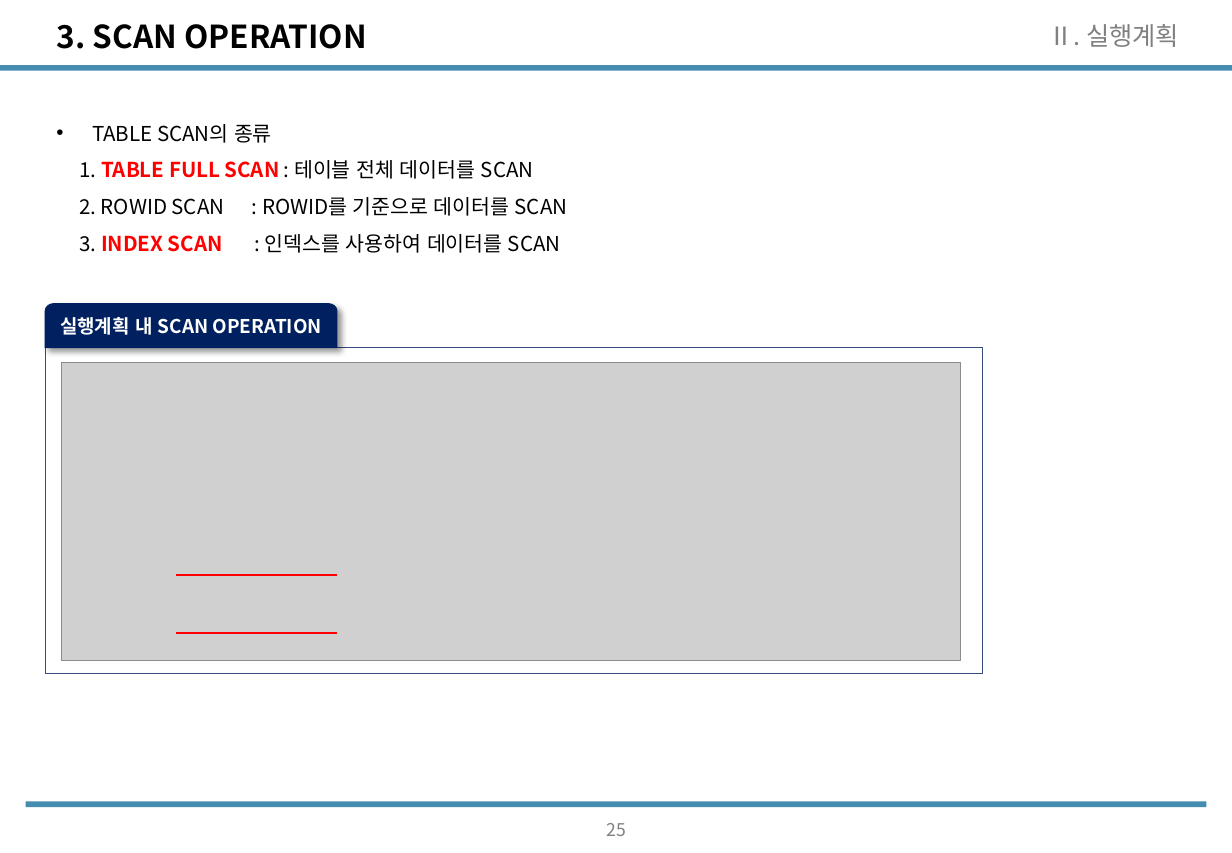
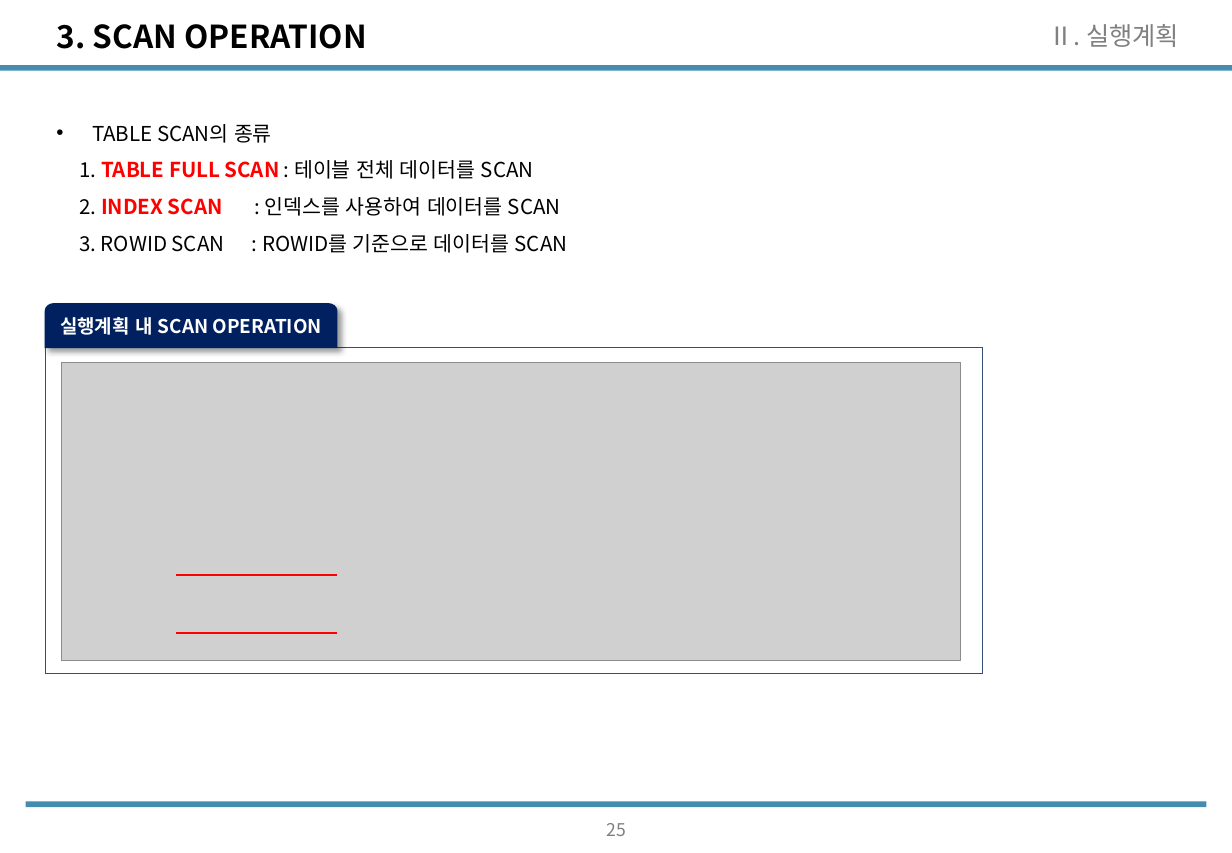
Before and after one commit to wooseok1152/SQL, a slide deck: slide 26 of SQL_seminar/SQL중상급활용_CH2.pptx. Drawn at 1232x853 pixels with LibreOffice and Linux fonts; fonts in the diff are those of the drawing; grey boxes stand for pictures. Boxes give left, top, right and bottom in pixels: in the first picture for what was removed or moved away, otherwise in the second. Text is boxed around its words. In the diff, an @@ line names an element or a change of style, - is before the commit and + after.

Commit message:
ch2 update(scan operation examples & join operation left)

```diff
--- a/SQL_seminar/SQL중상급활용_CH2.pptx
+++ b/SQL_seminar/SQL중상급활용_CH2.pptx
@@ text at [79, 197, 568, 253]: text changed @@
-2. ROWID SCAN : ROWID를 기준으로 데이터를 SCAN
-3. INDEX SCAN : 인덱스를 사용하여 데이터를 SCAN
+2. INDEX SCAN : 인덱스를 사용하여 데이터를 SCAN
+3. ROWID SCAN : ROWID를 기준으로 데이터를 SCAN
```
Also in this commit, not shown: 2 slides added.
